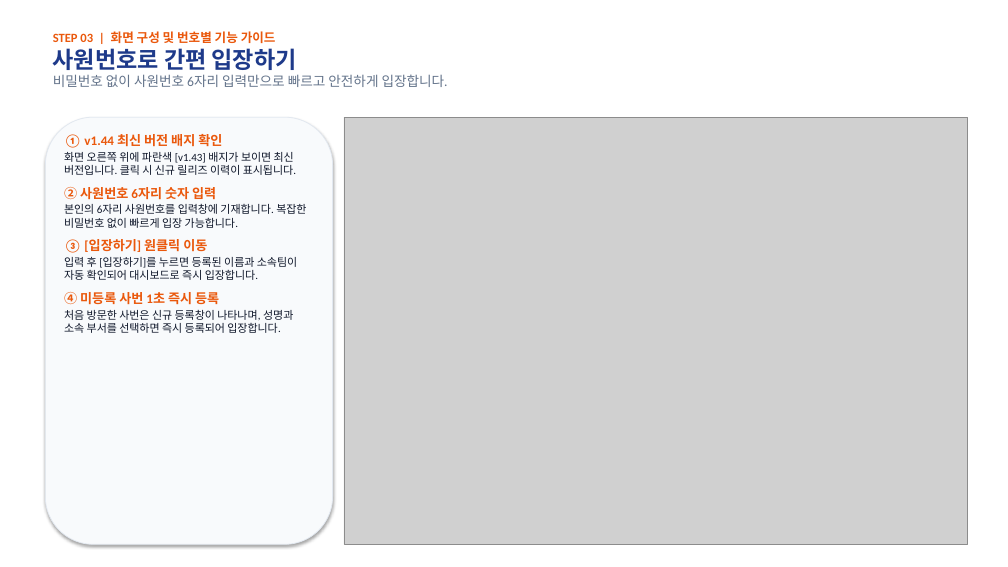
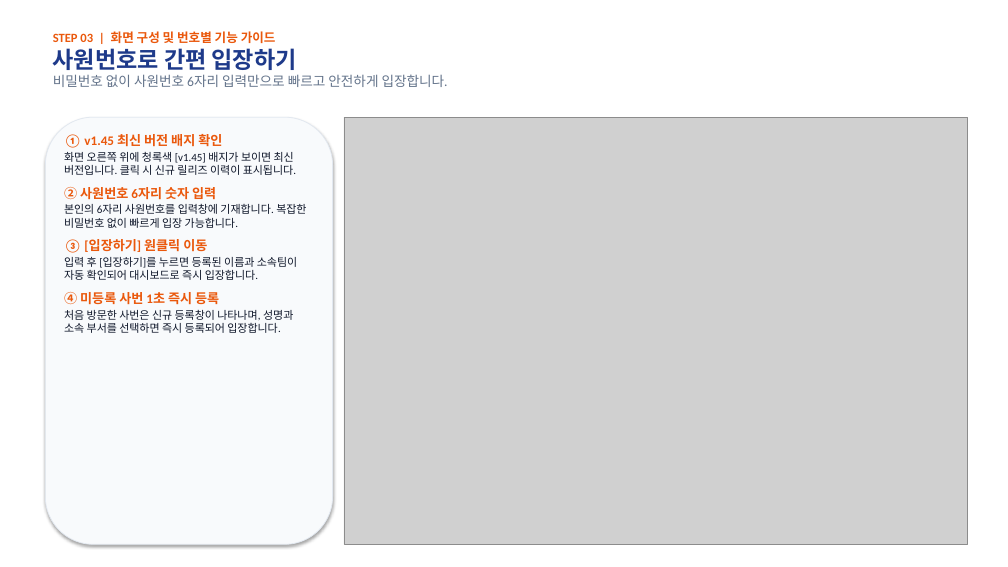
Before and after one commit to rorma34-lab/team-overtime-manager, a slide deck: slide 4 of Overtime_User_Manual.pptx. Drawn at 1008x567 pixels with LibreOffice and Linux fonts; fonts in the diff are those of the drawing; grey boxes stand for pictures. Boxes give left, top, right and bottom in pixels: in the first picture for what was removed or moved away, otherwise in the second. Text is boxed around its words. In the diff, an @@ line names an element or a change of style, - is before the commit and + after.

```diff
--- a/Overtime_User_Manual.pptx
+++ b/Overtime_User_Manual.pptx
@@ text at box(64, 134, 296, 175): text changed @@
-① v1.44 최신 버전 배지 확인
-화면 오른쪽 위에 파란색 [v1.43] 배지가 보이면 최신 버전입니다. 클릭 시 신규 릴리즈 이력이 표시됩니다.
+① v1.45 최신 버전 배지 확인
+화면 오른쪽 위에 청록색 [v1.45] 배지가 보이면 최신 버전입니다. 클릭 시 신규 릴리즈 이력이 표시됩니다.
```
Also in this commit, not shown: 4 other slides changed, 7 other files.
